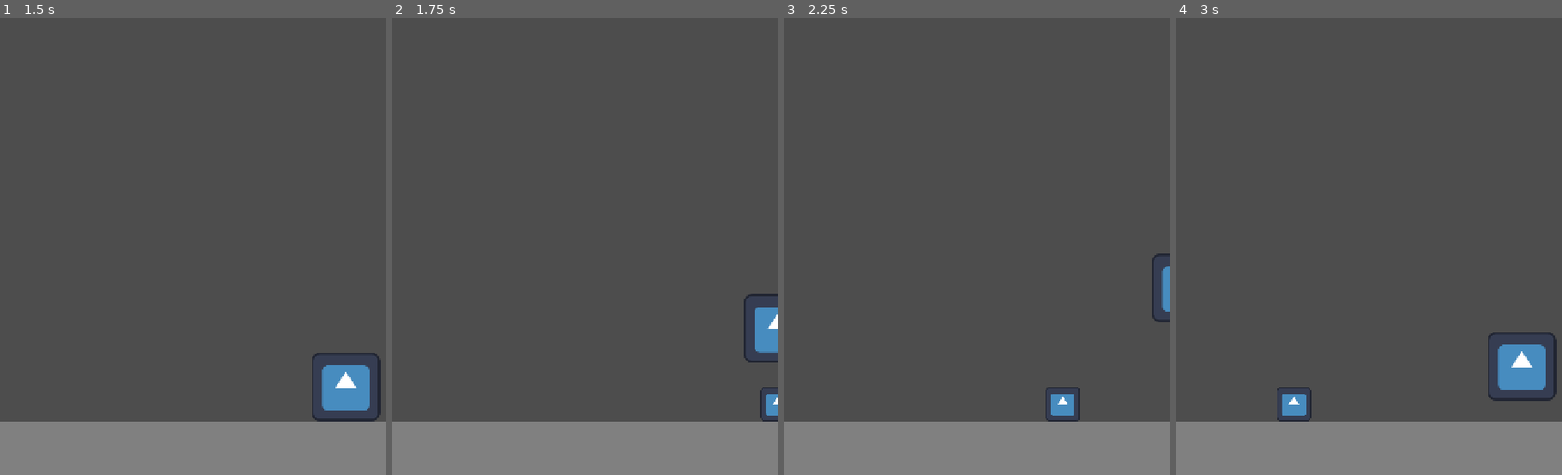
Above: before the commit, frames 1-4 (left to right).
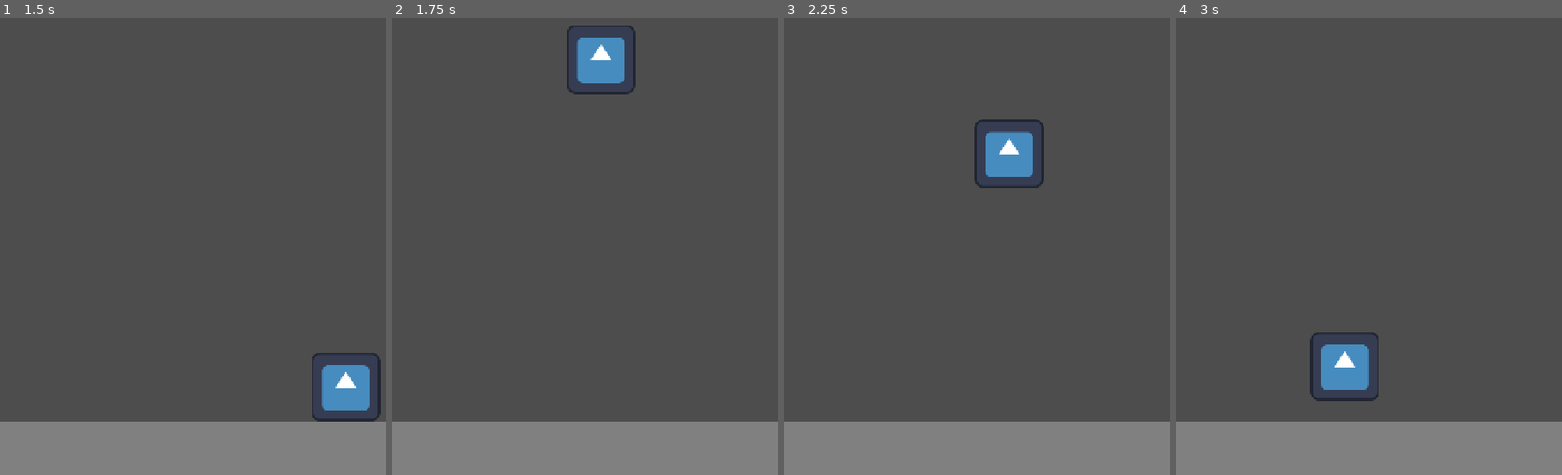
Above: after the commit, the same moments.

Repository: caio10012/meu_jogo_godot
Game: Godot game, scene res://scenes/Main.tscn
Same seed, same stepped clock (60 frames per second), same inputs: the game is played once before the commit and once after it. The engine's default icon, where the game draws it, is replaced by a stand-in: a white triangle on a blue panel in a dark square.
Inputs (mouse positions are in pixels of both pictures, inside the frame that each line leads up to):
- Up to frame 1 (1.5 s): tap Enter (ui_accept) at 0.5, 0.77 s; move the mouse to (277, 95) at 0.52 s; hold Right (ui_right) from 0.53 s (still down); click (277, 95) at 0.67 s; move the mouse to (115, 164) at 1.27 s
- Up to frame 2 (1.75 s): keep holding Right (ui_right); tap Enter (ui_accept) at 1.52 s
- Up to frame 3 (2.25 s): move the mouse to (outside the picture) at 2.02 s; release Right (ui_right) at 2.03 s; hold Left (ui_left) from 2.03 s (still down)
- Up to frame 4 (3 s): move the mouse to (1349, 269) at 2.77 s; release Left (ui_left) at 2.78 s; hold Right (ui_right) from 2.78 s (still down); click (1349, 269) at 2.92 s

Frame 1 is identical in both runs. In frame 2, 2.5% of the frame differs, in the area x 45-100%, y 1-89%; in frame 3, 2.3%; in frame 4, 3.6%, in the area x 26-99%, y 68-89%.

Commit message:
fix: usar call_deferred para evitar erro de física no game over

Diff:
--- a/scenes/obstacle.tscn
+++ b/scenes/obstacle.tscn
@@ -7,6 +7,9 @@
 size = Vector2(64, 64)
 
 [node name="Obstacle" type="Area2D"]
+collision_layer = 2
+collision_mask = 1
+monitoring = true
 script = ExtResource("1_obstacle")
 
 [node name="Sprite2D" type="Sprite2D" parent="."]
--- a/scenes/player.tscn
+++ b/scenes/player.tscn
@@ -7,6 +7,8 @@
 size = Vector2(128, 128)
 
 [node name="Player" type="CharacterBody2D"]
+collision_layer = 1
+collision_mask = 1
 script = ExtResource("1_player")
 
 [node name="Sprite2D" type="Sprite2D" parent="."]
--- a/scripts/obstacle.gd
+++ b/scripts/obstacle.gd
@@ -15,3 +15,4 @@
 func _on_body_entered(body: Node2D) -> void:
 	if body.is_in_group("player"):
 		print("Game Over")
+		get_tree().call_deferred("reload_current_scene")
Not shown: 1 places in scenes/obstacle.tscn that only renumber resources
